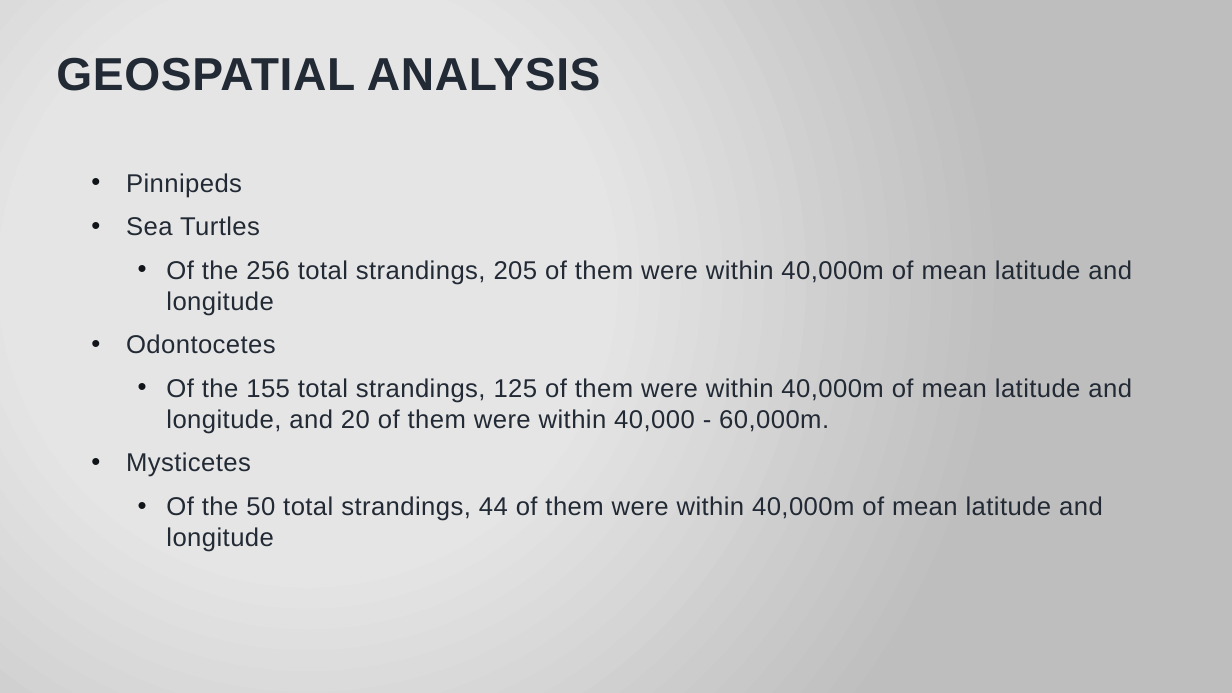
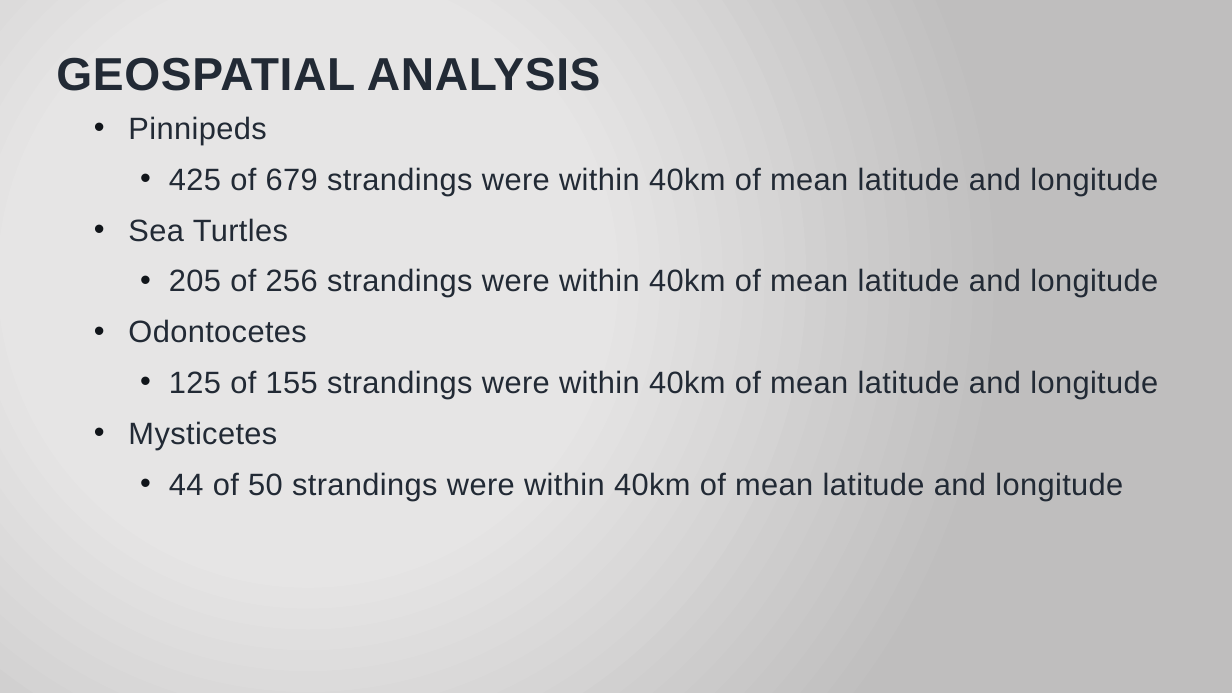
Before and after one commit to jmeza32/MezaFidalgo_Ozog_Pepper_ENV872_EDA_FinalProject, a slide deck: slide 10 of Output/Stranding Data Analysis.pptx. Drawn at 1232x693 pixels with LibreOffice and Linux fonts; fonts in the diff are those of the drawing; background and template pictures are left out. Boxes give left, top, right and bottom in pixels: in the first picture for what was removed or moved away, otherwise in the second. Text is boxed around its words. In the diff, an @@ line names an element or a change of style, - is before the commit and + after.

```diff
--- a/Output/Stranding Data Analysis.pptx
+++ b/Output/Stranding Data Analysis.pptx
@@ text "Pinnipeds" moved from (x1=126, y1=173, x2=1132, y2=552) to (x1=128, y1=116, x2=1158, y2=500) @@
@@ text at (x1=128, y1=116, x2=306, y2=450): size 20 to 24 pt in "Pinnipeds", "Sea Turtles", "Odontocetes", "Mysticetes" @@
@@ text at (x1=169, y1=167, x2=1158, y2=195): paragraph added @@
+  • 425 of 679 strandings were within 40km of mean latitude and longitude
@@ text at (x1=169, y1=268, x2=1158, y2=297): text changed; size 20 to 24 pt @@
-  • Of the 256 total strandings, 205 of them were within 40,000m of mean latitude and longitude
+  • 205 of 256 strandings were within 40km of mean latitude and longitude
@@ text at (x1=169, y1=370, x2=1158, y2=399): text changed; size 20 to 24 pt @@
-  • Of the 155 total strandings, 125 of them were within 40,000m of mean latitude and longitude, and 20 of them were within 40,000 - 60,000m.
+  • 125 of 155 strandings were within 40km of mean latitude and longitude
@@ text at (x1=169, y1=472, x2=1123, y2=500): text changed; size 20 to 24 pt @@
-  • Of the 50 total strandings, 44 of them were within 40,000m of mean latitude and longitude
+  • 44 of 50 strandings were within 40km of mean latitude and longitude
```
Also in this commit, not shown: 6 other slides changed.
